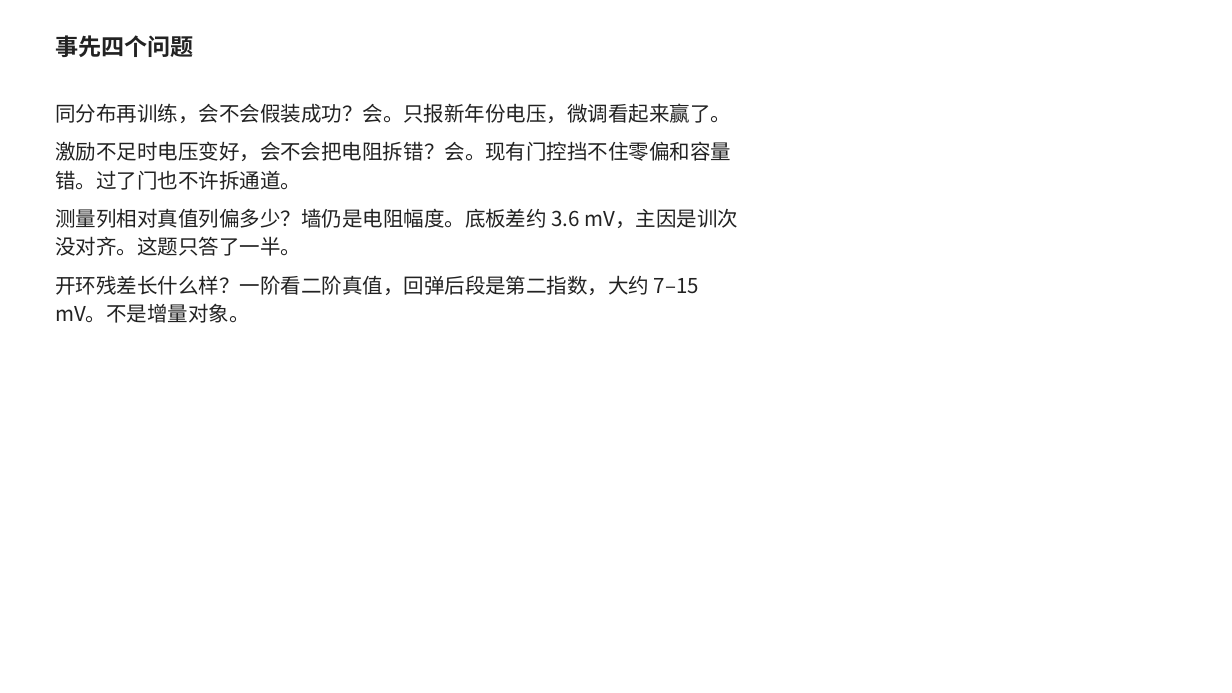
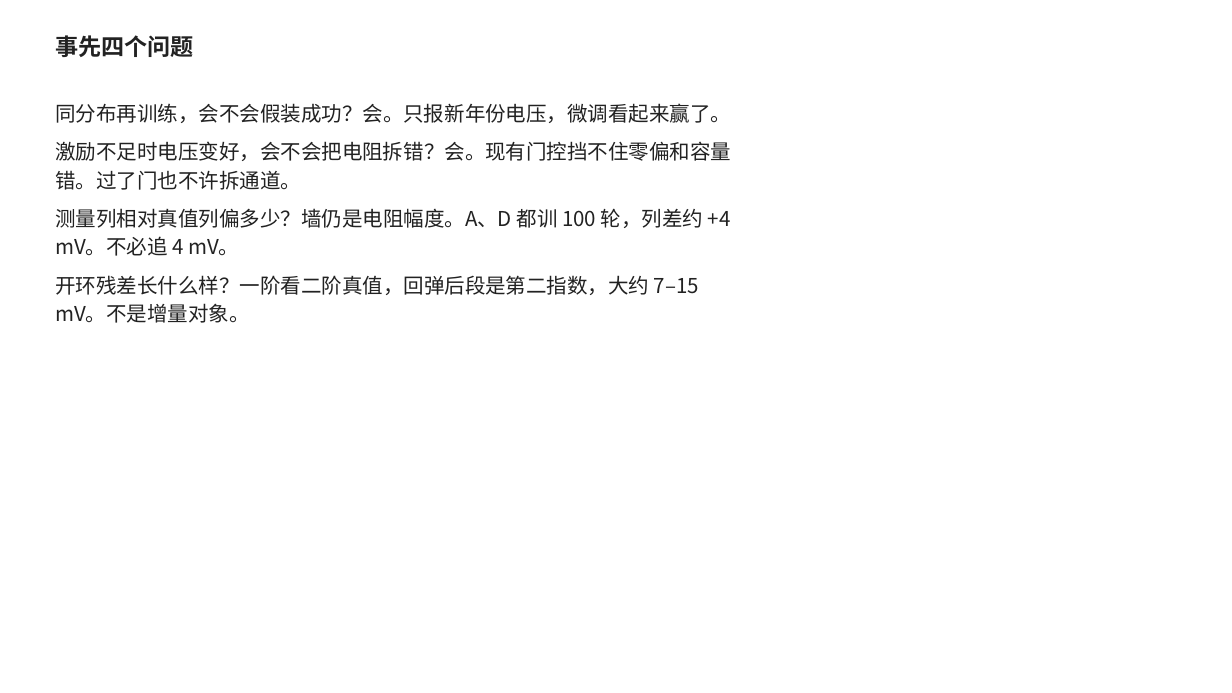
Before and after one commit to ACX-90/BATT, a slide deck: slide 15 of Doc/04-c-第0期实验汇报.pptx. Drawn at 1232x693 pixels with LibreOffice and Linux fonts; fonts in the diff are those of the drawing. Boxes give left, top, right and bottom in pixels: in the first picture for what was removed or moved away, otherwise in the second. Text is boxed around its words. In the diff, an @@ line names an element or a change of style, - is before the commit and + after.

```diff
--- a/Doc/04-c-第0期实验汇报.pptx
+++ b/Doc/04-c-第0期实验汇报.pptx
@@ text at <box>55,208,731,256</box>: text changed @@
-测量列相对真值列偏多少？墙仍是电阻幅度。底板差约 3.6 mV，主因是训次没对齐。这题只答了一半。
+测量列相对真值列偏多少？墙仍是电阻幅度。A、D 都训 100 轮，列差约 +4 mV。不必追 4 mV。
```
Also in this commit, not shown: 7 other slides changed, 2 slides added, 2 slides removed, 17 other files.
